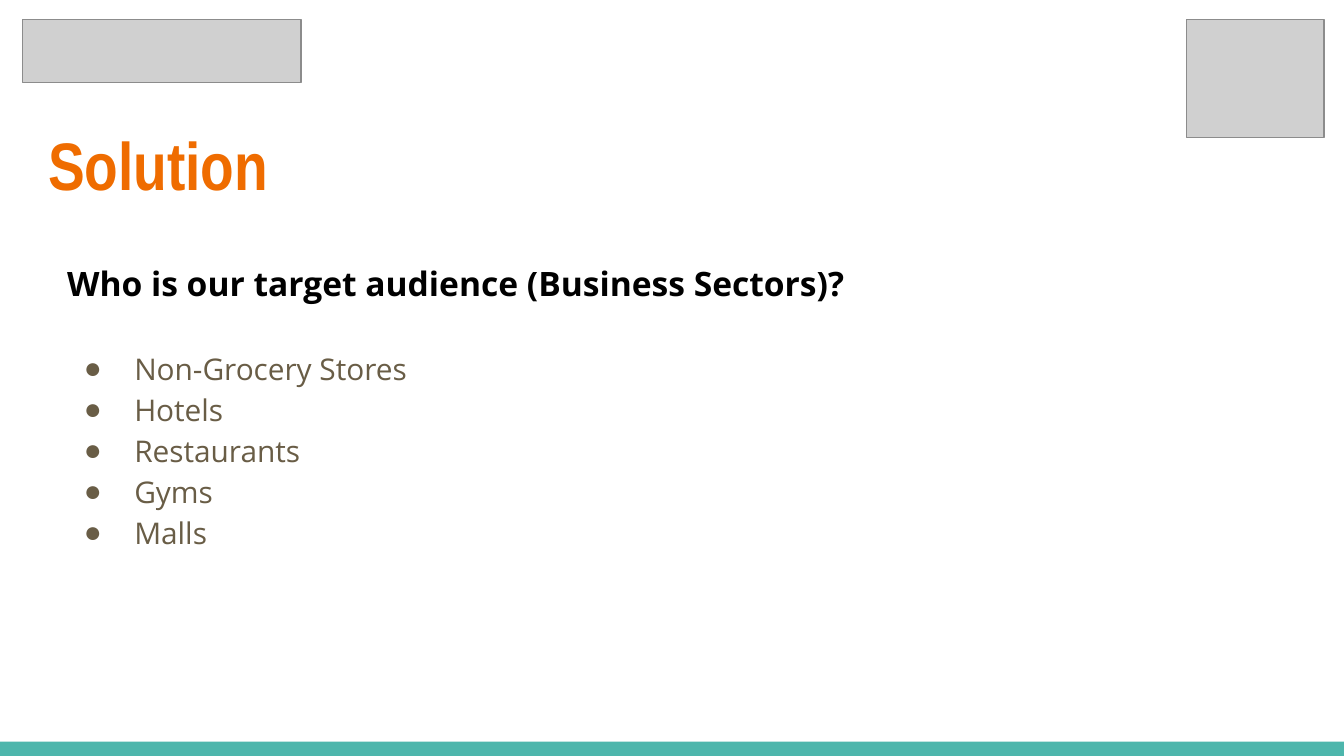
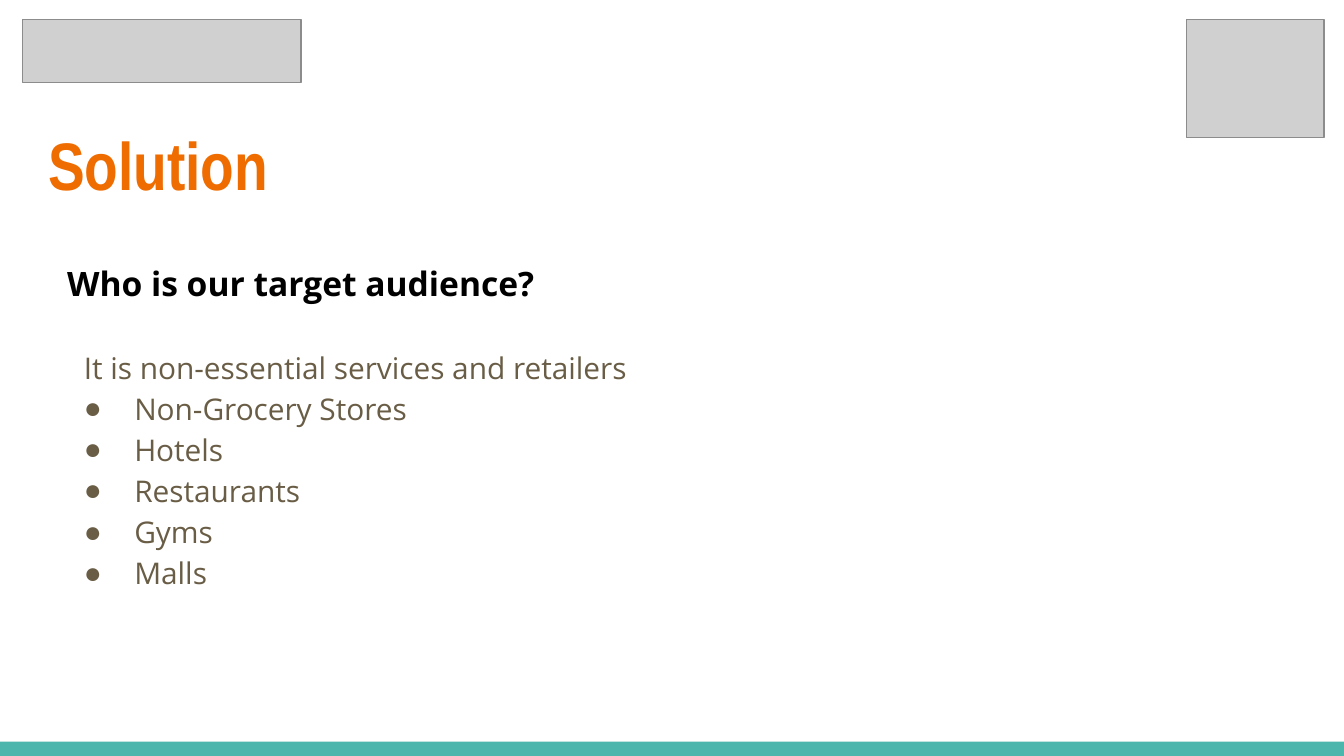
Before and after one commit to InternityFoundation/DaanCorona_1997, a slide deck: slide 9 of DaanCorona_1997_HackCovid-19_pitch_deck.pptx. Drawn at 1344x756 pixels with LibreOffice and Linux fonts; fonts in the diff are those of the drawing; grey boxes stand for pictures. Boxes give left, top, right and bottom in pixels: in the first picture for what was removed or moved away, otherwise in the second. Text is boxed around its words. In the diff, an @@ line names an element or a change of style, - is before the commit and + after.

```diff
--- a/DaanCorona_1997_HackCovid-19_pitch_deck.pptx
+++ b/DaanCorona_1997_HackCovid-19_pitch_deck.pptx
@@ text at box(67, 270, 626, 380): text changed; size 18 to 16 pt; text colour #000000 to #695D46; bold off @@
-Who is our target audience (Business Sectors)?
+Who is our target audience?
+It is non-essential services and retailers
```
Also in this commit, not shown: 5 other slides changed.
